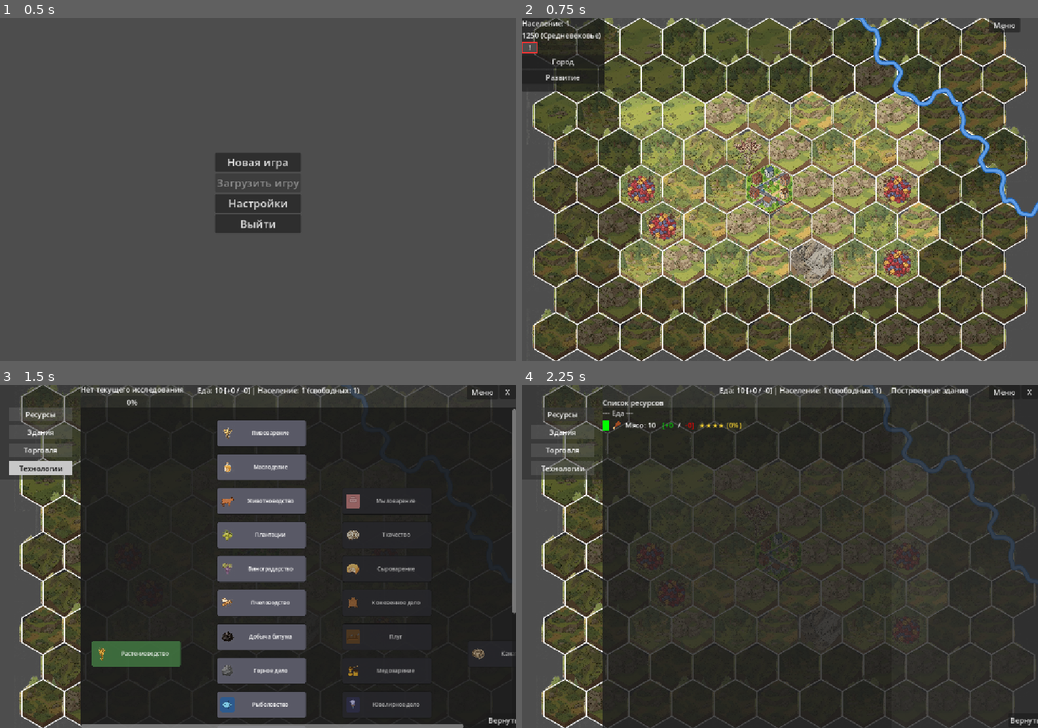
Above: before the commit, frames 1-4 (two rows, left to right).
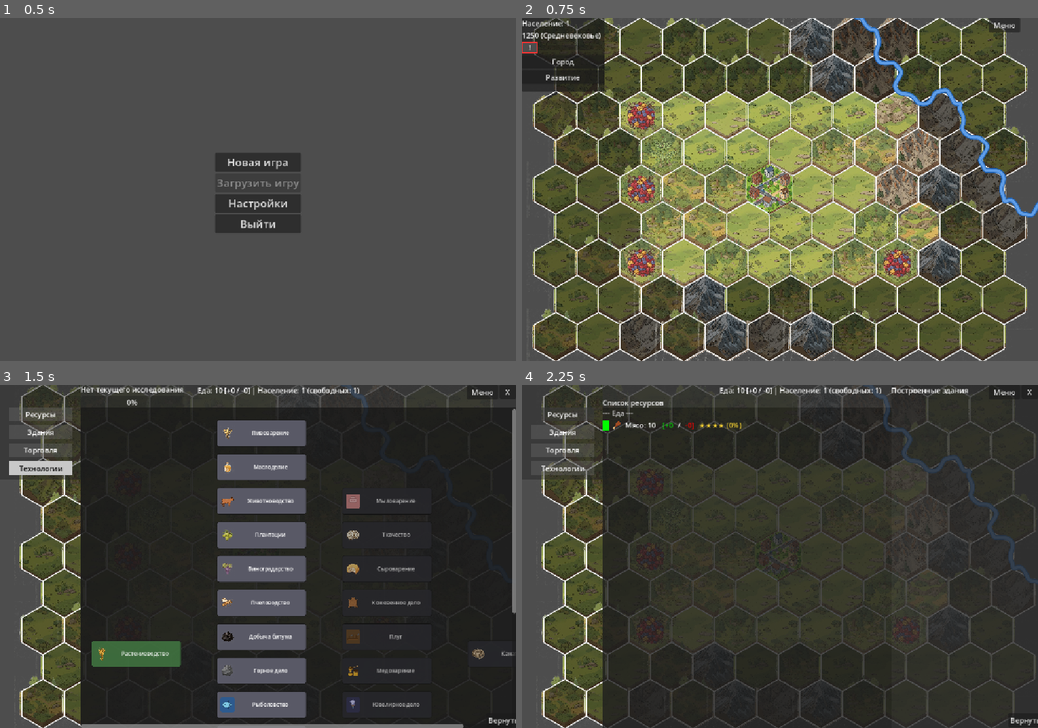
Above: after the commit, the same moments.

Repository: Night-Pryanik/The-City
Game: Godot game, scene res://scenes/main_menu.tscn
Same seed, same stepped clock (60 frames per second), same inputs: the game is played once before the commit and once after it.
Inputs (mouse positions are in pixels of both pictures, inside the frame that each line leads up to):
- Up to frame 1 (0.5 s): no input
- Up to frame 2 (0.75 s): click "Новая игра" at 0.5 s
- Up to frame 3 (1.5 s): click (10, 415) at 1.25 s
- Up to frame 4 (2.25 s): click "Ресурсы" at 2 s

Frame 1 is identical in both runs. In frame 2, 27% of the frame differs, in the area x 2-98%, y 0-100%; in frame 3, 1.4%; in frame 4, 1.7%.

Commit message:
Система генерации центров Вороного переведена с фиксированных чисел на систему плотностей

Diff:
--- a/data/map_config.json
+++ b/data/map_config.json
@@ -12,6 +12,16 @@
     // Ширина Региона вокруг Кольца Влияния.
     // Регион — видимая/исследуемая область вокруг кольца.
     // Всё за пределами (Кольцо + Регион) скрыто туманом войны.
-    "region_width": 2
+    "region_width": 2,
+
+    // --- Плотности типов местности для генерации центров Вороного ---
+    // target_cluster — средний размер кластера одного типа в гексах.
+    // terrain_density — доля центров каждого типа (сумма ≈ 1.0).
+    "target_cluster": 22,
+    "terrain_density": {
+      "plain": 0.50,
+      "hill": 0.30,
+      "mountain": 0.20
+    }
   }
 }
--- a/scripts/main_map.gd
+++ b/scripts/main_map.gd
@@ -350,11 +350,10 @@
 
     # Генерируем ВСЮ карту мира сразу (рельеф, покров, реки).
     var generator = load("res://scripts/map_generator.gd").new()
-    var terrain_counts = {
-        "plain": 4,
-        "hill": 3,
-        "mountain": 2
-    }
+    # Количество центров Вороного для каждого типа местности вычисляется
+    # из плотностей (terrain_density) и среднего размера кластера
+    # (target_cluster), заданных в data/map_config.json.
+    var terrain_counts = generator.make_terrain_counts(map_rows, map_cols)
     tile_data = generator.generate_map(map_rows, map_cols, city_row, city_col, GameData.raw_resources, terrain_counts)
     print("Карта мира сгенерирована. Гексов: ", map_rows * map_cols)
 
--- a/scripts/map_generator.gd
+++ b/scripts/map_generator.gd
@@ -13,6 +13,28 @@
 # больше этого значения, его свободные гексы можно конвертировать
 # в недостающие типы.
 const OVER_REP_THRESHOLD := 3
+
+# Вычисляет количество центров Вороного для каждого типа местности на основе
+# плотностей (terrain_density) и среднего размера кластера (target_cluster),
+# заданных в data/map_config.json. Пропорции по умолчанию: равнины ≈ 50%,
+# холмы ≈ 30%, горы ≈ 20%.
+func make_terrain_counts(rows: int, cols: int) -> Dictionary:
+    var cfg: Dictionary = GameData.map_config
+    var density: Dictionary = cfg.get("terrain_density", {})
+    var target_cluster: int = int(cfg.get("target_cluster", 22))
+
+    var area := rows * cols
+    var total := maxi(12, int(round(float(area) / target_cluster)))
+
+    var plain_w := float(density.get("plain", 0.50))
+    var hill_w := float(density.get("hill", 0.30))
+    var mountain_w := float(density.get("mountain", 0.20))
+
+    return {
+        "plain": maxi(3, int(round(total * plain_w))),
+        "hill": maxi(2, int(round(total * hill_w))),
+        "mountain": maxi(2, int(round(total * mountain_w))),
+    }
 
 func generate_map(rows: int, cols: int, city_row: int, city_col: int, raw_res: Dictionary, terrain_counts: Dictionary) -> Array:
     var tile_data = []
